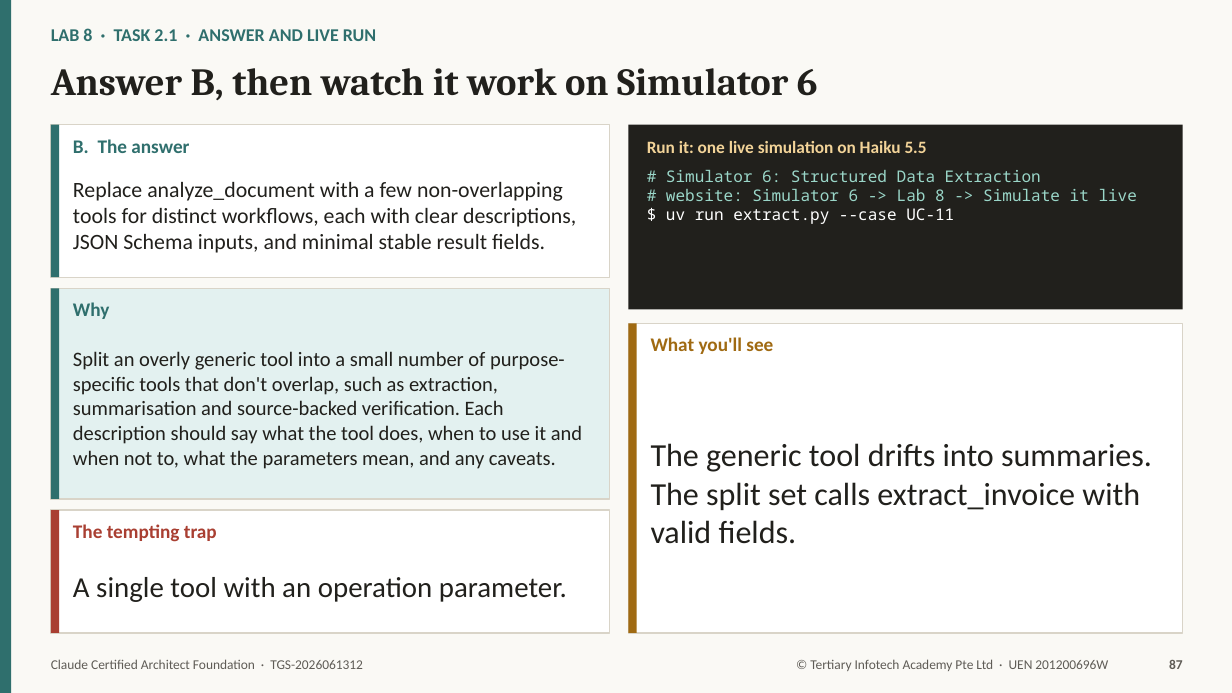
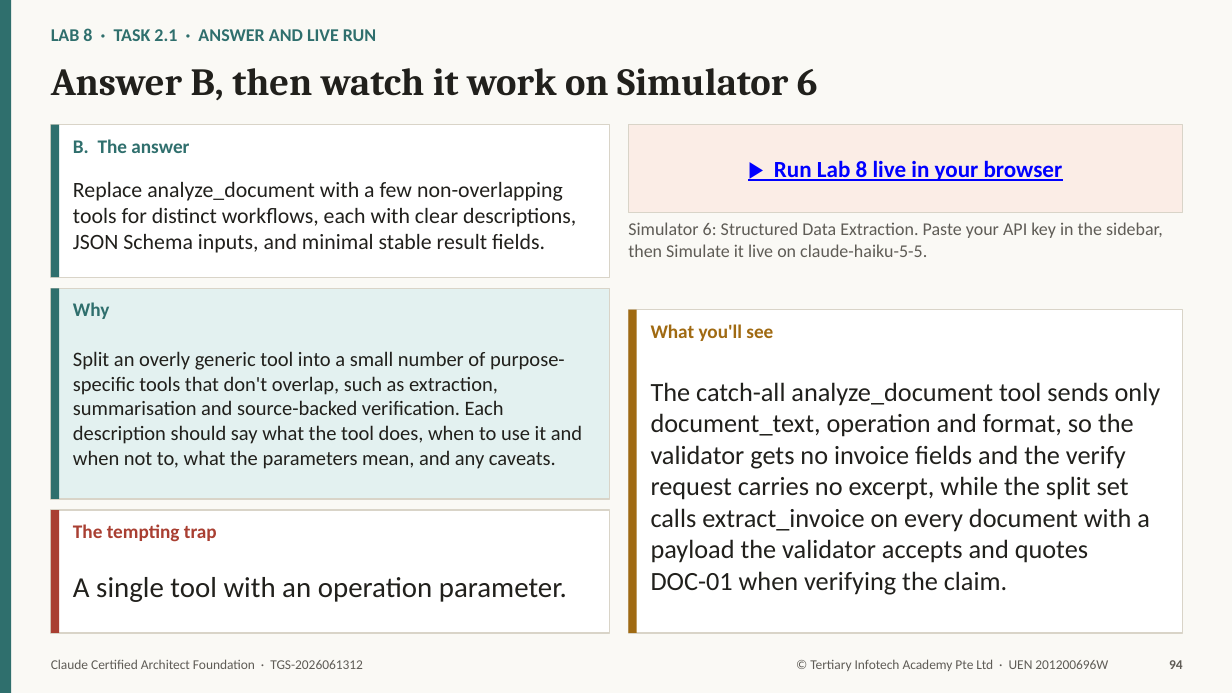
Before and after one commit to tertiarycourses/TGS-2026061312-Claude-Certified-Architect-Foundation, a slide deck: slide 94 of courseware/TGS-2026061312-Claude-Certified-Architect-Foundation-Trainer-Slides-v3.0.pptx (slide 87 before the commit). Drawn at 1232x693 pixels with LibreOffice and Linux fonts; fonts in the diff are those of the drawing. Boxes give left, top, right and bottom in pixels: in the first picture for what was removed or moved away, otherwise in the second. Text is boxed around its words. In the diff, an @@ line names an element or a change of style, - is before the commit and + after.

```diff
--- a/courseware/TGS-2026061312-Claude-Certified-Architect-Foundation-Trainer-Slides-v3.0.pptx
+++ b/courseware/TGS-2026061312-Claude-Certified-Architect-Foundation-Trainer-Slides-v3.0.pptx
@@ rectangle "▶ Run Lab 8 live ...": place and size @@
-rectangle "▶ Run Lab 8 live ..." at bbox=[628, 125, 1183, 310]
+rectangle "▶ Run Lab 8 live ..." at bbox=[628, 125, 1183, 213]
@@ rectangle "▶ Run Lab 8 live ..." at bbox=[628, 125, 1183, 213]: fill #21201C to #FBEDE6; outline none to #D9D4C8 1 pt @@
@@ text removed at bbox=[666, 170, 1137, 224] @@
-# Simulator 6: Structured Data Extraction
-# website: Simulator 6 -> Lab 8 -> Simulate it live
-$ uv run extract.py --case UC-11
@@ text in rectangle at bbox=[774, 160, 1063, 181]: text added @@
+▶ Run Lab 8 live in your browser
@@ text at bbox=[628, 222, 1163, 257]: text changed; size 13.5 to 14 pt; text colour #F2D398 to #5F5C56; bold off @@
-Run it: one live simulation on Haiku 5.5
+Simulator 6: Structured Data Extraction. Paste your API key in the sidebar, then Simulate it live on claude-haiku-5-5.
@@ rectangle: place and size @@
-rectangle at bbox=[628, 323, 1183, 633]
+rectangle at bbox=[628, 310, 1183, 633]
@@ rectangle: place and size @@
-rectangle at bbox=[628, 323, 637, 633]
+rectangle at bbox=[628, 310, 637, 633]
@@ text "What you'll see": place and size @@
-text "What you'll see" at bbox=[651, 337, 773, 354]
+text "What you'll see" at bbox=[651, 324, 773, 341]
@@ text at bbox=[651, 382, 1161, 595]: text changed; size 25 to 20.5 pt @@
-The generic tool drifts into summaries. The split set calls extract_invoice with valid fields.
+The catch-all analyze_document tool sends only document_text, operation and format, so the validator gets no invoice fields and the verify request carries no excerpt, while the split set calls extract_invoice on every document with a payload the validator accepts and quotes DOC-01 when verifying the claim.
@@ text at bbox=[1169, 660, 1183, 669]: text changed @@
-87
+94
```
Also in this commit, not shown: 176 other slides changed, 33 slides added, 1 other file.
